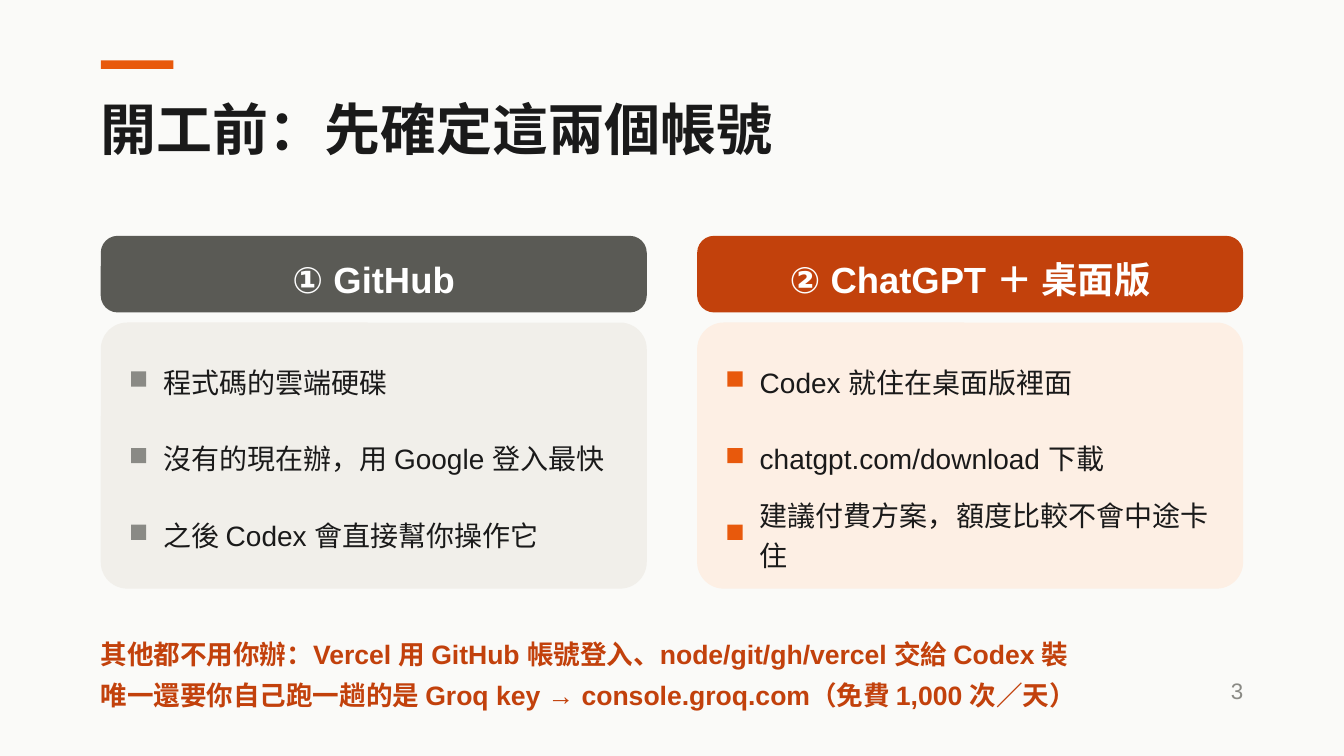
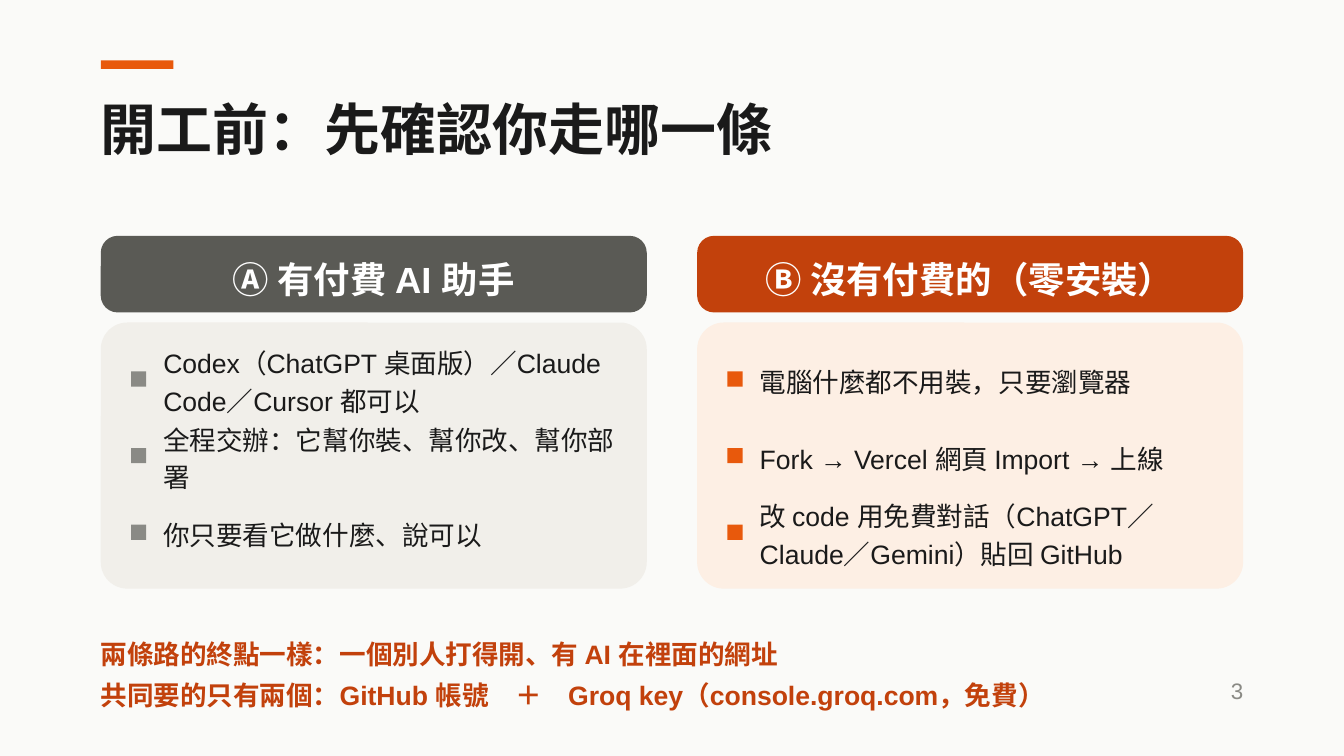
Before and after one commit to aaron20010920/unext-ai-dev-workshop, a slide deck: slide 3 of slides/2026-08-13-AI開發實戰.pptx. Drawn at 1344x756 pixels with LibreOffice and Linux fonts; fonts in the diff are those of the drawing. Boxes give left, top, right and bottom in pixels: in the first picture for what was removed or moved away, otherwise in the second. Text is boxed around its words. In the diff, an @@ line names an element or a change of style, - is before the commit and + after.

```diff
--- a/slides/2026-08-13-AI開發實戰.pptx
+++ b/slides/2026-08-13-AI開發實戰.pptx
@@ text at bbox=[101, 102, 772, 155]: text changed @@
-開工前：先確定這兩個帳號
+開工前：先確認你走哪一條
@@ text in rounded rectangle at bbox=[233, 262, 515, 297]: text changed @@
-① GitHub
+Ⓐ 有付費 AI 助手
@@ text in rounded rectangle at bbox=[766, 262, 1174, 297]: text changed @@
-② ChatGPT ＋ 桌面版
+Ⓑ 沒有付費的（零安裝）
@@ text at bbox=[163, 350, 601, 413]: text changed; size 20 to 19 pt @@
-程式碼的雲端硬碟
+Codex（ChatGPT 桌面版）／Claude Code／Cursor 都可以
@@ text at bbox=[760, 369, 1132, 395]: text changed; size 20 to 19 pt @@
-Codex 就住在桌面版裡面
+電腦什麼都不用裝，只要瀏覽器
@@ text at bbox=[163, 427, 614, 489]: text changed; size 20 to 19 pt @@
-沒有的現在辦，用 Google 登入最快
+全程交辦：它幫你裝、幫你改、幫你部署
@@ text at bbox=[760, 446, 1164, 474]: text changed; size 20 to 19 pt @@
-chatgpt.com/download 下載
+Fork → Vercel 網頁 Import → 上線
@@ text at bbox=[760, 503, 1153, 567]: text changed; size 20 to 19 pt @@
-建議付費方案，額度比較不會中途卡住
+改 code 用免費對話（ChatGPT／Claude／Gemini）貼回 GitHub
@@ text at bbox=[163, 522, 481, 547]: text changed; size 20 to 19 pt @@
-之後 Codex 會直接幫你操作它
+你只要看它做什麼、說可以
@@ text at bbox=[101, 641, 1045, 710]: text changed @@
-其他都不用你辦：Vercel 用 GitHub 帳號登入、node/git/gh/vercel 交給 Codex 裝
-唯一還要你自己跑一趟的是 Groq key → console.groq.com（免費 1,000 次／天）
+兩條路的終點一樣：一個別人打得開、有 AI 在裡面的網址
+共同要的只有兩個：GitHub 帳號 ＋ Groq key（console.groq.com，免費）
```
Also in this commit, not shown: 25 other slides changed, 1 slide added, 3 other files.
